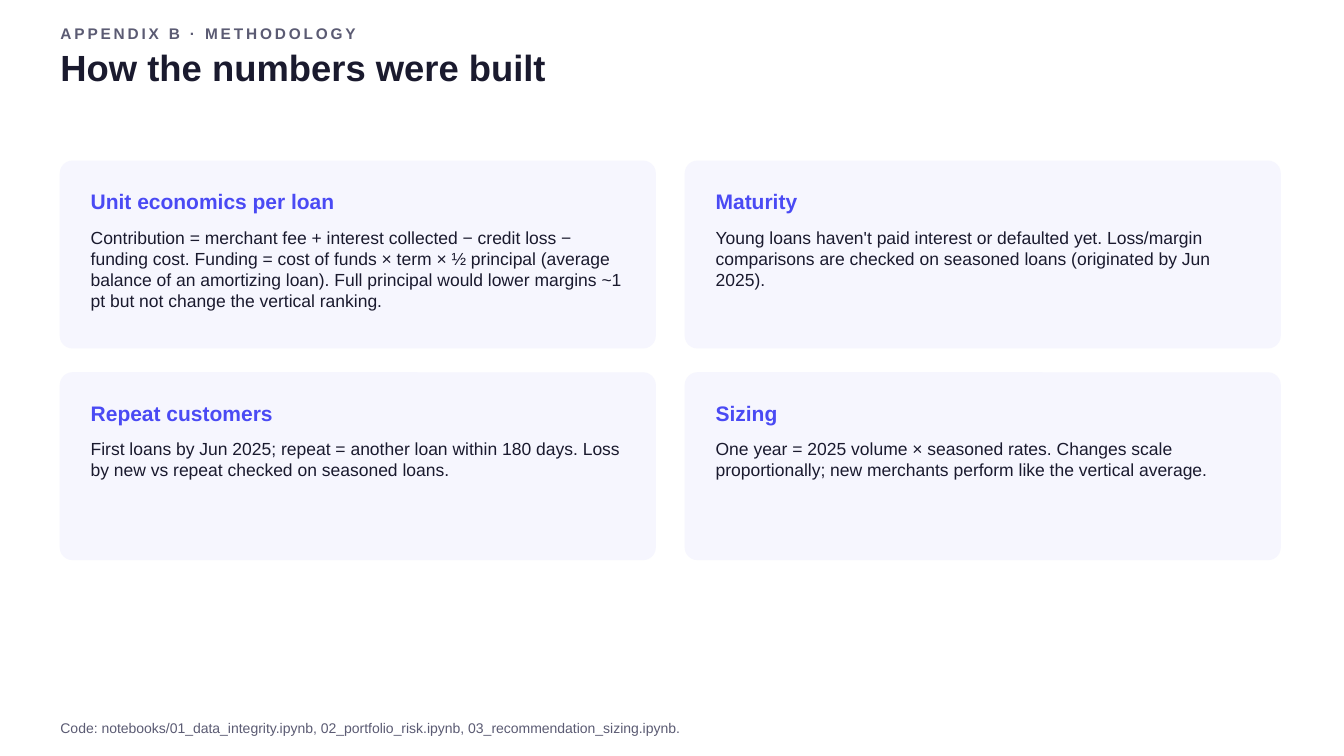
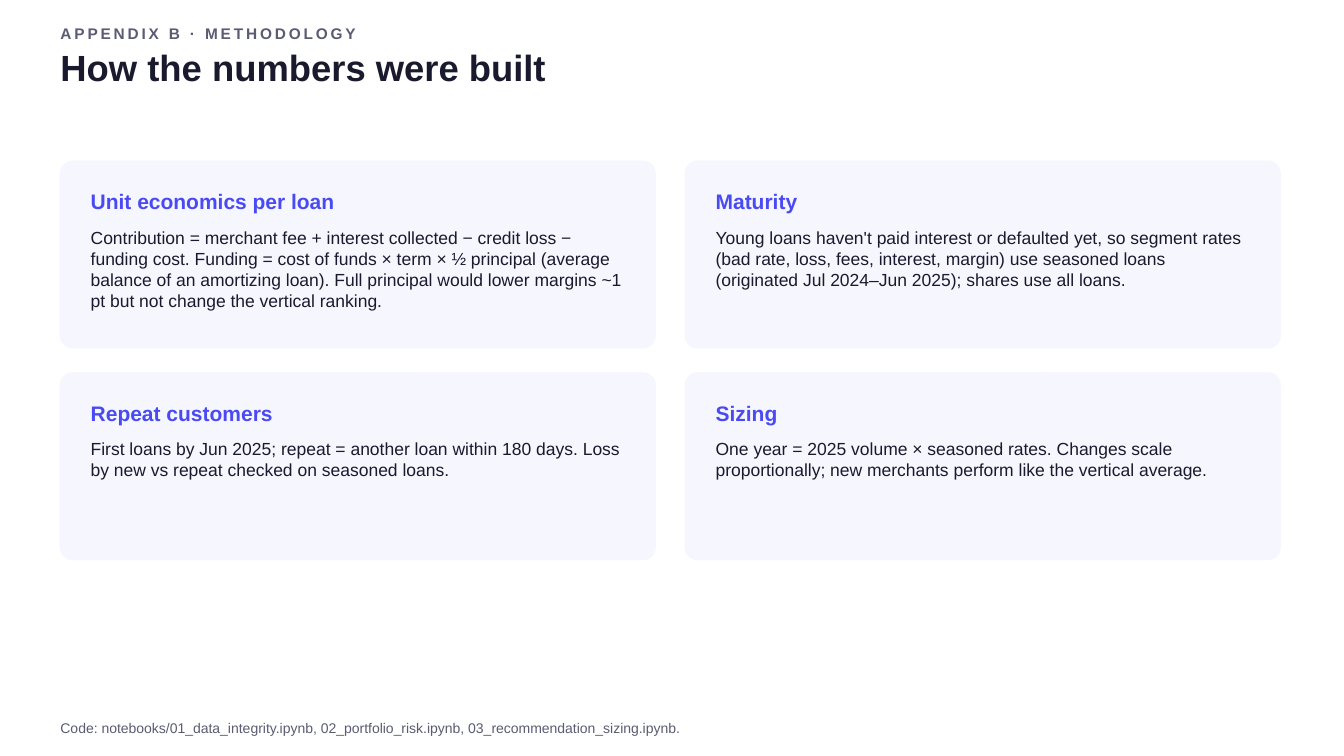
Before and after one commit to BrittanyZ919/Affirm-take-home-assignment, a slide deck: slide 9 of deck/portfolio_recommendation.pptx. Drawn at 1344x756 pixels with LibreOffice and Linux fonts; fonts in the diff are those of the drawing. Boxes give left, top, right and bottom in pixels: in the first picture for what was removed or moved away, otherwise in the second. Text is boxed around its words. In the diff, an @@ line names an element or a change of style, - is before the commit and + after.

```diff
--- a/deck/portfolio_recommendation.pptx
+++ b/deck/portfolio_recommendation.pptx
@@ text at (716,231,1241,290): text changed @@
-Young loans haven't paid interest or defaulted yet. Loss/margin comparisons are checked on seasoned loans (originated by Jun 2025).
+Young loans haven't paid interest or defaulted yet, so segment rates (bad rate, loss, fees, interest, margin) use seasoned loans (originated Jul 2024–Jun 2025); shares use all loans.
```
Also in this commit, not shown: 4 other slides changed, 2 other files.
